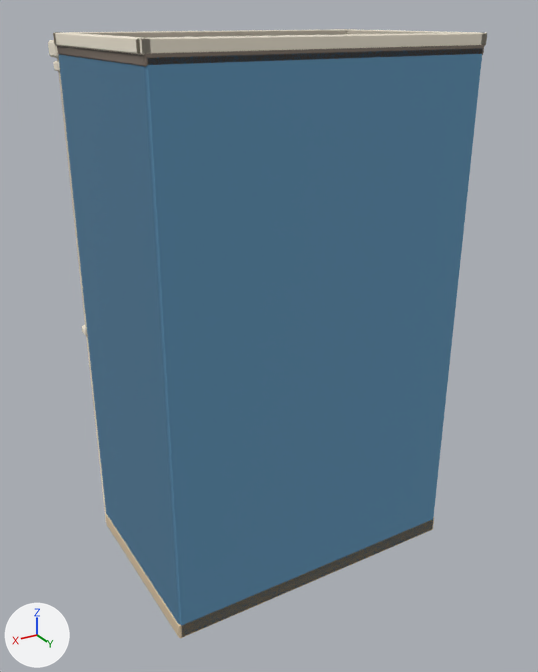
The glTF model assets/rooms/market_plaza/facade_sf_5.glb, before and after one commit.
Both versions are drawn from a 50 mm lens placed at (4.48, 7.46, 6.7), pointed at (-0.07, -0.13, 2.9). Every picture has the same lights, and +X, +Y and +Z are marked at lower left. The older version comes first. Vertices at exactly the same position are counted once.

The scene before the commit, as lines of its bpy script (objects in view):
```python
me_cube_1255 = bpy.data.meshes.new('Cube.1255')
me_cube_1255.from_pydata(...)  # 2810 vertices, 5274 faces; spans x -2.0..2.0, y -1.96..1.25, z 0.0..6.53
me_cube_1255.materials.append(mat_landmark_vertex_paint)
ob_facade_sf_5 = bpy.data.objects.new('facade_sf_5', me_cube_1255)
ob_facade_sf_5.location = (0.0, 0.0, 0.0)
```
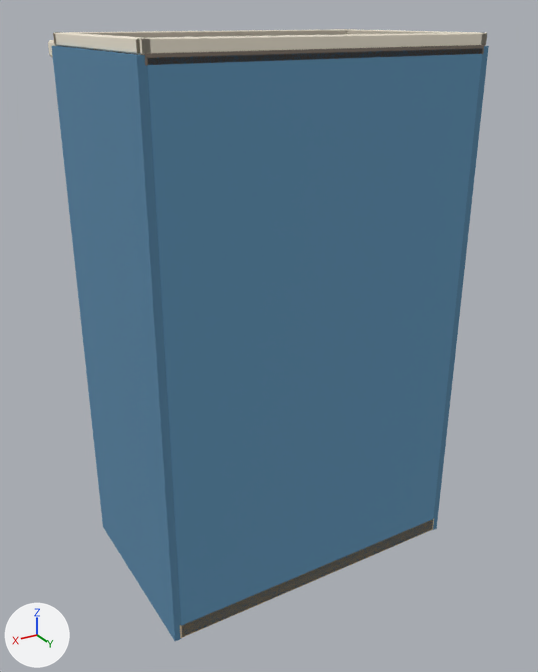
Edits to the bpy script that builds the scene:
```text
Change me_cube_1255:
    used by ob_facade_sf_5; location = (0.0, 0.0, 0.0)
    remove me_cube_1255.from_pydata(...)  # 2810 vertices, 5274 faces; spans x -2.0..2.0, y -1.96..1.25, z 0.0..6.53
    add me_cube_1255.from_pydata(...)  # 2826 vertices, 5298 faces; spans x -2.03..2.03, y -1.96..1.25, z 0.0..6.53
    me_cube_1255 part 1: a new loose piece, a box spanning x -2.025..-1.94, y -1.228..1.245, z 0.0..6.395, in mat_landmark_vertex_paint
    me_cube_1255 part 2: a new loose piece, a box spanning x 1.94..2.025, y -1.23..1.245, z 0.0..6.395, in mat_landmark_vertex_paint
```

Location of each change, [x1, y1, x2, y2] in pixels of the pictures (538 x 672 px):
'facade_sf_5', reshaped: before [48, 29, 487, 638]; after [48, 29, 489, 641]
part 1 of me_cube_1255, added: after [433, 46, 489, 530]
part 2 of me_cube_1255, added (blue): after [52, 46, 182, 641]
